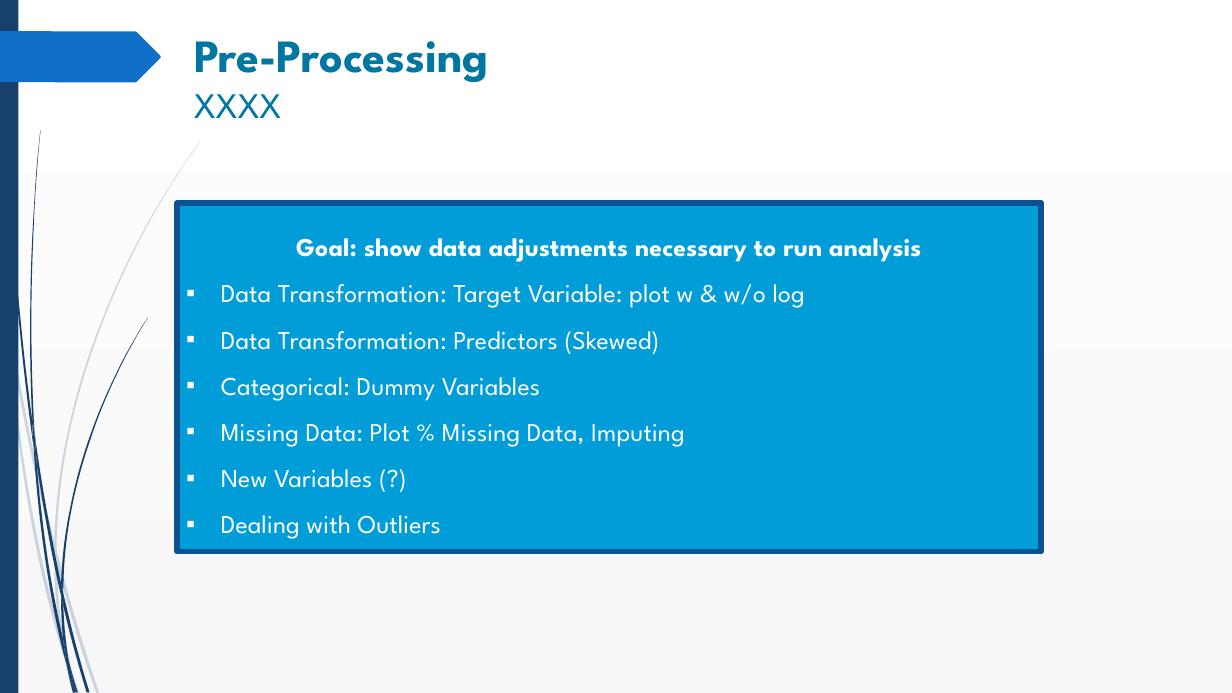
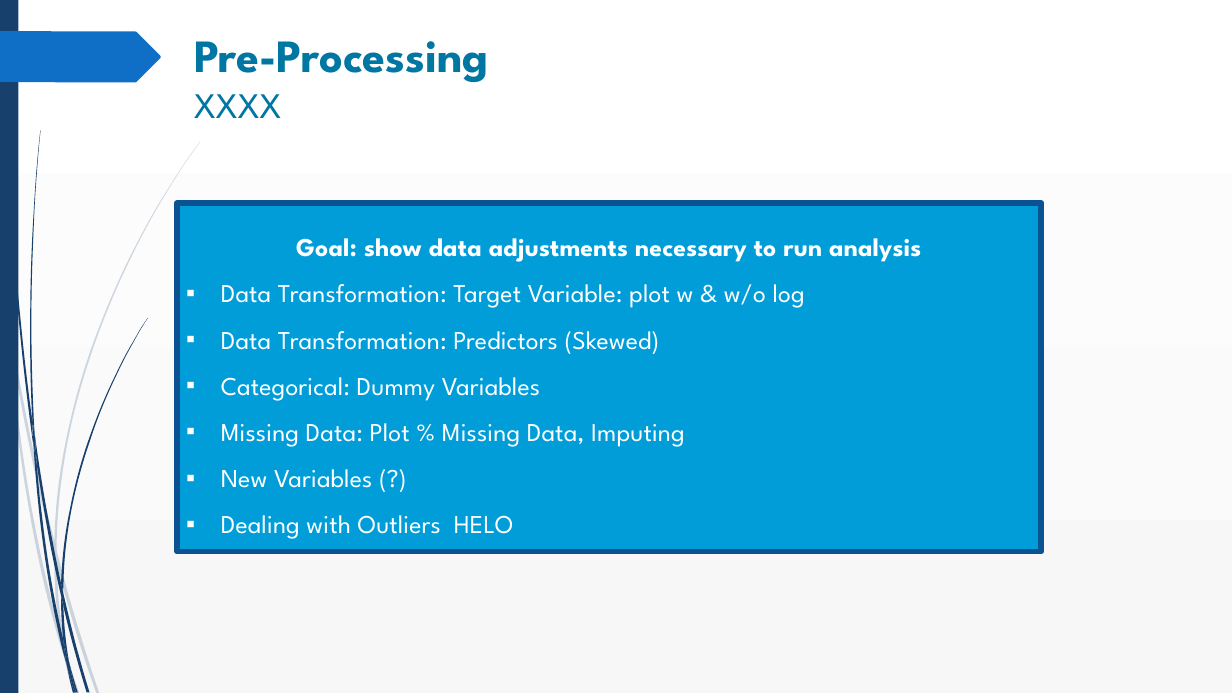
Before and after one commit to akay126/ML_housing, a slide deck: slide 6 of presentation/ML_housing_presentation_v1.pptx. Drawn at 1232x693 pixels with LibreOffice and Linux fonts; fonts in the diff are those of the drawing. Boxes give left, top, right and bottom in pixels: in the first picture for what was removed or moved away, otherwise in the second. Text is boxed around its words. In the diff, an @@ line names an element or a change of style, - is before the commit and + after.

```diff
--- a/presentation/ML_housing_presentation_v1.pptx
+++ b/presentation/ML_housing_presentation_v1.pptx
@@ text in rectangle at (221, 515, 514, 539): text changed @@
-▪ Dealing with Outliers
+▪ Dealing with Outliers HELO
```
Also in this commit, not shown: 4 other slides changed, 1 slide added, 1 slide removed.
